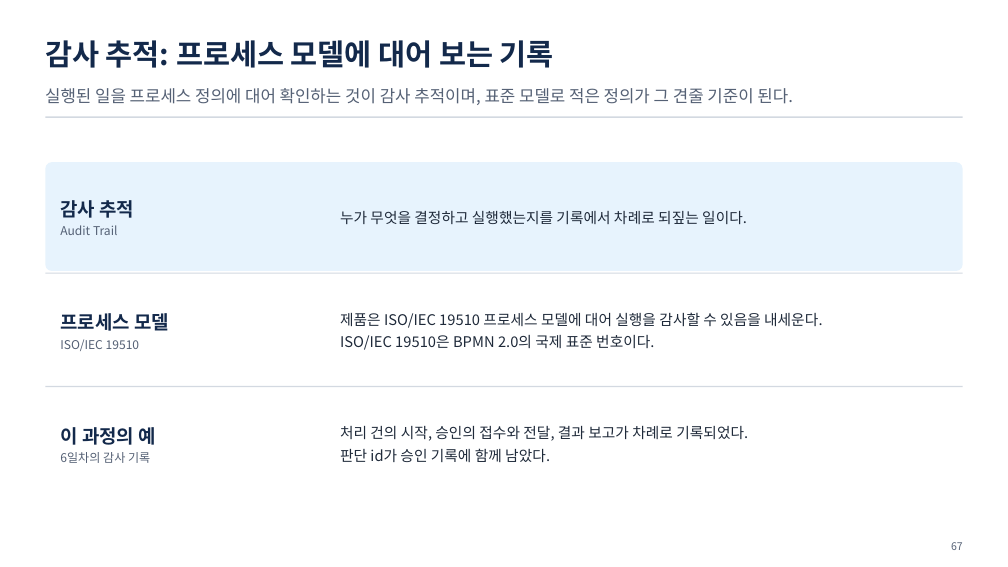
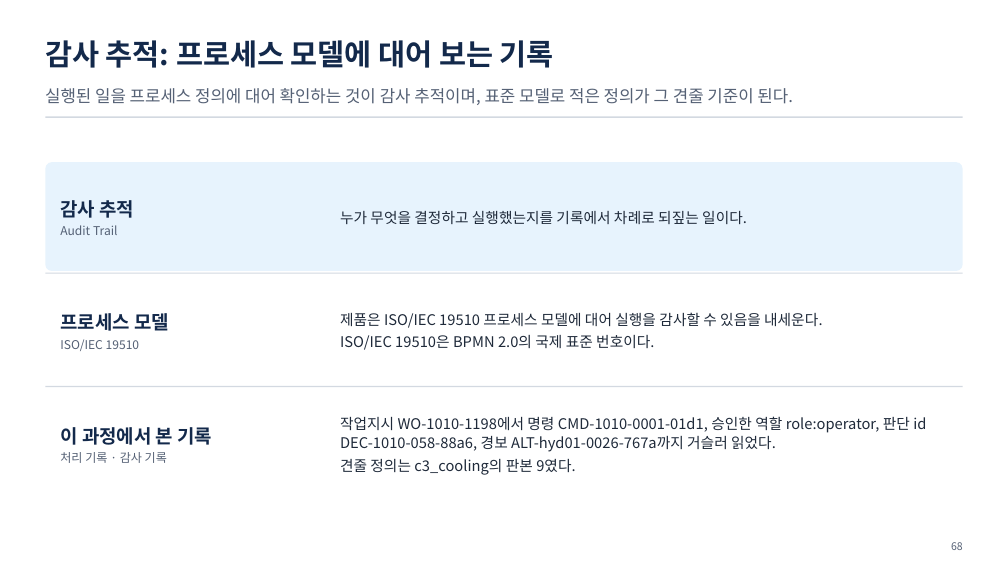
Before and after one commit to uengine-oss/hyd-iot-edu, a slide deck: slide 68 of docs/교재/실전반/08일차/실전반_08일차.pptx (slide 67 before the commit). Drawn at 1008x567 pixels with LibreOffice and Linux fonts; fonts in the diff are those of the drawing. Boxes give left, top, right and bottom in pixels: in the first picture for what was removed or moved away, otherwise in the second. Text is boxed around its words. In the diff, an @@ line names an element or a change of style, - is before the commit and + after.

```diff
--- a/docs/교재/실전반/08일차/실전반_08일차.pptx
+++ b/docs/교재/실전반/08일차/실전반_08일차.pptx
@@ text at [340,416,926,475]: text changed @@
-처리 건의 시작, 승인의 접수와 전달, 결과 보고가 차례로 기록되었다.
-판단 id가 승인 기록에 함께 남았다.
+작업지시 WO-1010-1198에서 명령 CMD-1010-0001-01d1, 승인한 역할 role:operator, 판단 id DEC-1010-058-88a6, 경보 ALT-hyd01-0026-767a까지 거슬러 읽었다.
+견줄 정의는 c3_cooling의 판본 9였다.
@@ text at [60,427,213,463]: text changed @@
-이 과정의 예
-6일차의 감사 기록
+이 과정에서 본 기록
+처리 기록 · 감사 기록
@@ text at [951,542,963,550]: text changed @@
-67
+68
```
Also in this commit, not shown: 47 other slides changed, 2 slides added, 1 slide removed, 27 other files.
